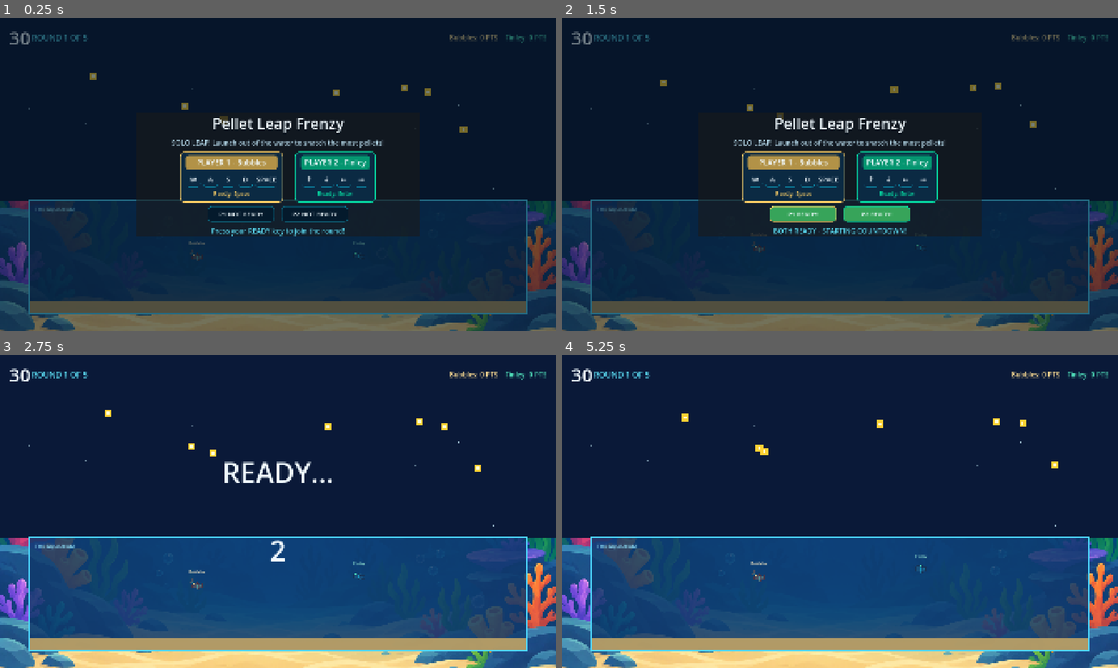
Above: before the commit, frames 1-4 (two rows, left to right).
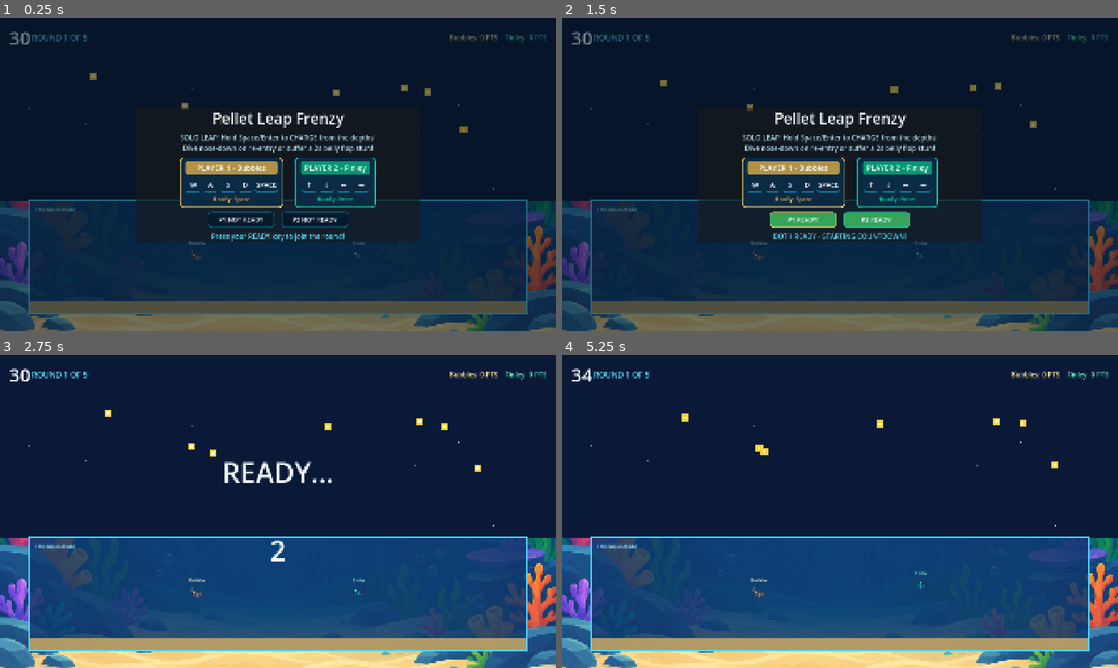
Above: after the commit, the same moments.

Repository: AJGalario/Group03-Fish-Co
Game: Godot game, scene res://scenes/minigames/mg_pellet_launch/PelletLaunch.tscn
Same seed, same stepped clock (60 frames per second), same inputs: the game is played once before the commit and once after it. This scene is started directly instead of the project's main scene.
Inputs:
- Up to frame 1 (0.25 s): no input
- Up to frame 2 (1.5 s): tap Enter (p2_action) at 0.5 s; tap Space (p1_action) at 0.6 s; tap F (p1_slap) at 1.35 s
- Up to frame 3 (2.75 s): tap Enter (p2_action) at 2.1 s
- Up to frame 4 (5.25 s): tap one key every 0.75 s from 2.85 s: / (p2_slap) Space (p1_action) F (p1_slap) Enter (p2_action)

The runs differ from the first frame. In frame 1, 6.5% of the frame differs, in the area x 24-76%, y 28-72%; in frame 2, 7.1%, in the area x 24-76%, y 28-78%; in frame 3, 0.2%; in frame 4, 0.3%.

Commit message:
Fix PelletLaunch timer countdown, add depth-charge launch mechanic and head-on dive vs belly-flop stun

Diff:
--- a/scenes/minigames/mg_pellet_launch/PelletLaunch.gd
+++ b/scenes/minigames/mg_pellet_launch/PelletLaunch.gd
@@ -36,14 +36,14 @@
 	is_team_mode = (p_count == 4)
 
 	if is_team_mode:
-		minigame_instructions = "2v2 TANK LEAP! Work together in your aquarium to catch the most pellets!"
-		minigame_objective = "Launch into the air and catch more pellets than the rival team!"
-	else:
-		minigame_instructions = "SOLO LEAP! Launch out of the water to snatch the most pellets!"
-		minigame_objective = "Snatch floating pellets from the air before time runs out!"
-
-	minigame_controls_p1 = "WASD to swim, Space to Launch"
-	minigame_controls_p2 = "Arrow Keys to swim, Enter to Launch"
+		minigame_instructions = "2v2 TANK LEAP! Hold Space/Enter to CHARGE from the depths!\nDive nose-down on re-entry or suffer a 2s belly flop stun!"
+		minigame_objective = "Charge deep launches to snatch high pellets! Avoid belly flops!"
+	else:
+		minigame_instructions = "SOLO LEAP! Hold Space/Enter to CHARGE from the depths!\nDive nose-down on re-entry or suffer a 2s belly flop stun!"
+		minigame_objective = "Charge deep launches to snatch pellets! Avoid belly flops!"
+
+	minigame_controls_p1 = "WASD to swim/dive, Hold Space to Charge Launch"
+	minigame_controls_p2 = "Arrows to swim/dive, Hold Enter to Charge Launch"
 
 	super._ready()
 	_build_tanks_environment()
@@ -51,7 +51,9 @@
 	_spawn_initial_pellets()
 
 func setup_players() -> void:
-	# Clear any base spawn markers
+	# Clear any base spawn markers and populate surviving players so round timer counts down!
+	surviving_player_ids.clear()
+	eliminated_order.clear()
 	_fish_instances.clear()
 
 	var p_count = GameManager.players.size()
@@ -59,6 +61,8 @@
 
 	for i in range(p_count):
 		var pd = GameManager.players[i]
+		pd.reset_for_round()
+		surviving_player_ids.append(pd.player_id)
 		player_scores[pd.player_id] = 0
 
 		var fish = CharacterBody2D.new()
@@ -97,6 +101,14 @@
 		add_child(fish)
 		_fish_instances.append(fish)
 
+	# Initially freeze fish physics during intro and countdown
+	_set_all_fish_physics(false)
+
+func _set_all_fish_physics(enabled: bool) -> void:
+	for fish in _fish_instances:
+		if is_instance_valid(fish):
+			fish.set_physics_process(enabled)
+
 func _build_tanks_environment() -> void:
 	# Air / Sky backdrop above water line
 	var air_bg = ColorRect.new()
@@ -350,9 +362,57 @@
 	# Water splash effect on launch
 	_spawn_splash_visual(Vector2(at_pos.x, WATER_SURFACE_Y), Color(0.4, 0.9, 1.0, 0.8))
 
-func _on_fish_splashed(_fish: PelletLaunchFish, at_pos: Vector2) -> void:
-	# Splash down visual
-	_spawn_splash_visual(Vector2(at_pos.x, WATER_SURFACE_Y), Color(0.6, 0.95, 1.0, 0.9))
+func _on_fish_splashed(_fish: PelletLaunchFish, at_pos: Vector2, is_belly_flop: bool = false) -> void:
+	if is_belly_flop:
+		_spawn_belly_flop_splash(Vector2(at_pos.x, WATER_SURFACE_Y))
+	else:
+		_spawn_clean_dive_splash(Vector2(at_pos.x, WATER_SURFACE_Y))
+
+func _spawn_clean_dive_splash(pos: Vector2) -> void:
+	# Narrow vertical clean dive droplets
+	for i in range(8):
+		var splash = ColorRect.new()
+		splash.size = Vector2(randf_range(5, 8), randf_range(8, 14))
+		splash.position = pos + Vector2(randf_range(-10, 10), randf_range(-4, 2))
+		splash.color = Color(0.65, 0.95, 1.0, 0.9)
+		add_child(splash)
+
+		var tw = splash.create_tween()
+		tw.set_parallel(true)
+		tw.tween_property(splash, "position:y", splash.position.y - randf_range(25, 45), 0.3)
+		tw.tween_property(splash, "position:x", splash.position.x + randf_range(-12, 12), 0.3)
+		tw.tween_property(splash, "modulate:a", 0.0, 0.35)
+		tw.chain().tween_callback(splash.queue_free)
+
+func _spawn_belly_flop_splash(pos: Vector2) -> void:
+	# Huge forceful horizontal water slap
+	for i in range(16):
+		var splash = ColorRect.new()
+		splash.size = Vector2(randf_range(10, 20), randf_range(6, 12))
+		var dir_side = -1.0 if randf() < 0.5 else 1.0
+		splash.position = pos + Vector2(randf_range(-25, 25), randf_range(-6, 4))
+		splash.color = Color(1.0, 0.6, 0.4, 0.95) if i % 2 == 0 else Color(1.0, 0.95, 0.8, 0.95)
+		add_child(splash)
+
+		var tw = splash.create_tween()
+		tw.set_parallel(true)
+		tw.tween_property(splash, "position:x", splash.position.x + dir_side * randf_range(30, 95), 0.35)
+		tw.tween_property(splash, "position:y", splash.position.y - randf_range(10, 30), 0.35)
+		tw.tween_property(splash, "modulate:a", 0.0, 0.4)
+		tw.chain().tween_callback(splash.queue_free)
+
+	# Water shockwave bar
+	var wave = ColorRect.new()
+	wave.size = Vector2(12, 6)
+	wave.position = Vector2(pos.x - 6, WATER_SURFACE_Y - 3)
+	wave.color = Color(1.0, 0.85, 0.5, 0.85)
+	add_child(wave)
+	var wave_tw = wave.create_tween()
+	wave_tw.set_parallel(true)
+	wave_tw.tween_property(wave, "size", Vector2(110, 10), 0.3)
+	wave_tw.tween_property(wave, "position", Vector2(pos.x - 55, WATER_SURFACE_Y - 5), 0.3)
+	wave_tw.tween_property(wave, "modulate:a", 0.0, 0.32)
+	wave_tw.chain().tween_callback(wave.queue_free)
 
 func _spawn_splash_visual(pos: Vector2, color: Color) -> void:
 	for i in range(5):
--- a/scenes/minigames/mg_pellet_launch/PelletLaunchFish.gd
+++ b/scenes/minigames/mg_pellet_launch/PelletLaunchFish.gd
@@ -2,7 +2,7 @@
 extends CharacterBody2D
 
 signal breached_surface(fish: PelletLaunchFish, at_pos: Vector2)
-signal splashed_down(fish: PelletLaunchFish, at_pos: Vector2)
+signal splashed_down(fish: PelletLaunchFish, at_pos: Vector2, is_belly_flop: bool)
 
 @export var player_id: int = 0
 @export var is_bot: bool = false
@@ -18,22 +18,40 @@
 # Movement physics
 const SWIM_SPEED_X: float = 380.0
 const SWIM_SPEED_Y: float = 320.0
-const LAUNCH_IMPULSE: float = -950.0
+const BASE_LAUNCH_IMPULSE: float = -760.0
 const AIR_GRAVITY: float = 1150.0
-const AIR_STEER_SPEED: float = 280.0
-
+const AIR_STEER_SPEED: float = 290.0
+
+# Charge & Depth mechanics
+var charge_level: float = 0.0          # 0.0 to 1.0
+var deepest_depth_charge: float = 0.0  # 0.0 to 1.0 (depth ratio reached while charging)
+var is_charging: bool = false
+var is_propelling: bool = false
+var propel_power: float = 0.0
+
+# Stun & Dive mechanics
 var is_airborne: bool = false
+var is_diving_stance: bool = false
+var stun_timer: float = 0.0
+const STUN_DURATION: float = 2.0
+
 var input_prefix: String = "p1_"
 
 # Visual nodes
 var _sprite: Sprite2D
 var _name_label: Label
+var _charge_bar_bg: ColorRect
+var _charge_bar_fill: ColorRect
+var _dive_indicator: Label
+var _stun_badge: Label
+var _dizzy_stars: Node2D
 var _bubble_trail_timer: float = 0.0
 
 # Bot AI state
 var bot_target_x: float = 0.0
 var bot_target_pellet: Node2D = null
 var bot_action_timer: float = 0.0
+var bot_dive_intent: bool = true
 
 const SKIN_ROW_OFFSETS: Array[int] = [0, 16, 32, 48]
 
@@ -69,99 +87,337 @@
 	_name_label.add_theme_color_override("font_color", player_color.lerp(Color.WHITE, 0.6))
 	add_child(_name_label)
 
+	# Charge bar container
+	_charge_bar_bg = ColorRect.new()
+	_charge_bar_bg.size = Vector2(52, 8)
+	_charge_bar_bg.position = Vector2(-26, -38)
+	_charge_bar_bg.color = Color(0.08, 0.12, 0.18, 0.85)
+	_charge_bar_bg.visible = false
+	add_child(_charge_bar_bg)
+
+	_charge_bar_fill = ColorRect.new()
+	_charge_bar_fill.size = Vector2(0, 6)
+	_charge_bar_fill.position = Vector2(1, 1)
+	_charge_bar_fill.color = Color(0.3, 0.9, 1.0)
+	_charge_bar_bg.add_child(_charge_bar_fill)
+
+	# Dive indicator in air
+	_dive_indicator = Label.new()
+	_dive_indicator.text = ""
+	_dive_indicator.position = Vector2(-90, -78)
+	_dive_indicator.custom_minimum_size = Vector2(180, 24)
+	_dive_indicator.horizontal_alignment = HORIZONTAL_ALIGNMENT_CENTER
+	_dive_indicator.vertical_alignment = VERTICAL_ALIGNMENT_CENTER
+	_dive_indicator.add_theme_font_size_override("font_size", 13)
+	_dive_indicator.visible = false
+	add_child(_dive_indicator)
+
+	# Stun badge on belly flop
+	_stun_badge = Label.new()
+	_stun_badge.text = ""
+	_stun_badge.position = Vector2(-80, -78)
+	_stun_badge.custom_minimum_size = Vector2(160, 24)
+	_stun_badge.horizontal_alignment = HORIZONTAL_ALIGNMENT_CENTER
+	_stun_badge.vertical_alignment = VERTICAL_ALIGNMENT_CENTER
+	_stun_badge.add_theme_font_size_override("font_size", 14)
+	_stun_badge.add_theme_color_override("font_color", Color(1.0, 0.35, 0.25))
+	_stun_badge.visible = false
+	add_child(_stun_badge)
+
+	# Orbiting dizzy stars for stun effect
+	_dizzy_stars = Node2D.new()
+	_dizzy_stars.position = Vector2(0, -32)
+	_dizzy_stars.visible = false
+	add_child(_dizzy_stars)
+
+	for s in range(3):
+		var star = Label.new()
+		star.text = "★"
+		star.add_theme_font_size_override("font_size", 16)
+		star.add_theme_color_override("font_color", Color(1.0, 0.9, 0.2))
+		var angle = s * (TAU / 3.0)
+		star.position = Vector2(cos(angle) * 20.0 - 6, sin(angle) * 10.0 - 10)
+		_dizzy_stars.add_child(star)
+
 func _physics_process(delta: float) -> void:
 	var was_airborne = is_airborne
 
-	if is_bot:
-		_process_bot_ai(delta)
-	else:
-		_process_human_input(delta)
+	# Handle active stun from belly flop
+	if stun_timer > 0.0:
+		_process_stun_state(delta)
+	else:
+		if is_bot:
+			_process_bot_ai(delta)
+		else:
+			_process_human_input(delta)
 
 	# Transition checks between underwater and airborne
 	if not was_airborne and position.y < water_surface_y:
+		# Breached surface into the air
 		is_airborne = true
-		breached_surface.emit(self, position)
+		_on_surface_breached()
 	elif was_airborne and position.y >= water_surface_y:
+		# Re-entering the water from the air
 		is_airborne = false
-		splashed_down.emit(self, position)
-		# Water resistance on re-entry
-		velocity.y *= 0.28
-		velocity.x *= 0.65
-
-	# Clamping inside tank boundaries
+		_on_water_reentry()
+
+	# Tank horizontal bounds clamping
 	position.x = clampf(position.x, tank_min_x, tank_max_x)
+
+	# Vertical bounds clamping
 	if not is_airborne:
 		position.y = clampf(position.y, water_surface_y, tank_floor_y)
 	else:
-		position.y = maxf(position.y, 80.0) # Ceil
+		position.y = maxf(position.y, 80.0) # Sky ceiling
 
 	move_and_slide()
 	_animate_visuals(delta)
+
+func _on_surface_breached() -> void:
+	# Calculate total launch impulse determined by depth and propulsion charge
+	var current_depth = clampf((position.y - water_surface_y) / (tank_floor_y - water_surface_y), 0.0, 1.0)
+	var effective_depth = maxf(deepest_depth_charge, current_depth)
+	var effective_charge = maxf(charge_level, propel_power)
+
+	# Power multiplier scales with both depth and charge
+	# Uncharged tap near surface = ~0.8x (-608 impulse)
+	# Full charge + floor depth = ~1.85x (-1406 impulse)
+	var depth_bonus = effective_depth * 0.55
+	var charge_bonus = effective_charge * 0.50
+	var launch_mult = 0.8 + depth_bonus + charge_bonus
+
+	velocity.y = BASE_LAUNCH_IMPULSE * launch_mult
+
+	# Reset underwater charge state
+	charge_level = 0.0
+	deepest_depth_charge = 0.0
+	is_charging = false
+	is_propelling = false
+	propel_power = 0.0
+	if _charge_bar_bg:
+		_charge_bar_bg.visible = false
+
+	breached_surface.emit(self, position)
+
+func _on_water_reentry() -> void:
+	# Evaluate whether re-entry was a head-on dive or a belly flop
+	# Head-on dive requires pointing downward into the water
+	var is_head_on = is_diving_stance or (
+		(_sprite.scale.x > 0 and _sprite.rotation >= 0.65) or
+		(_sprite.scale.x < 0 and _sprite.rotation <= -0.65)
+	)
+
+	is_diving_stance = false
+	if _dive_indicator:
+		_dive_indicator.visible = false
+
+	if is_head_on:
+		# Clean dive! Slice through water with no stun
+		splashed_down.emit(self, position, false)
+		_show_floating_text("✨ CLEAN DIVE! ✨", Color(0.3, 1.0, 0.8))
+		velocity.y = clampf(velocity.y * 0.42, 100.0, 300.0)
+		velocity.x *= 0.75
+	else:
+		# BELLY FLOP! Stunned for 2 seconds
+		splashed_down.emit(self, position, true)
+		_show_floating_text("💥 BELLY FLOP! 💥", Color(1.0, 0.35, 0.25))
+		stun_timer = STUN_DURATION
+		velocity.y = -130.0 # Small comedic bounce off the surface
+		velocity.x = 0.0
+		charge_level = 0.0
+		is_charging = false
+		is_propelling = false
+
+func _process_stun_state(delta: float) -> void:
+	stun_timer = maxf(0.0, stun_timer - delta)
+	# Helpless bobbing and sinking
+	velocity.x = lerpf(velocity.x, 0.0, 0.2)
+	velocity.y = lerpf(velocity.y, 45.0, 0.1)
+
+	# Update stun badge and dizzy stars
+	if _stun_badge:
+		_stun_badge.visible = true
+		_stun_badge.text = "💥 STUNNED (%.1fs)" % stun_timer
+	if _dizzy_stars:
+		_dizzy_stars.visible = true
+		_dizzy_stars.rotation += delta * 6.5
+
+	# Comedic wobble and flashing
+	_sprite.rotation = sin(Time.get_ticks_msec() / 70.0) * 0.35
+	var flash_val = (sin(Time.get_ticks_msec() / 90.0) * 0.5) + 0.5
+	_sprite.modulate = Color(1.0, 0.65, 0.65).lerp(player_color.lerp(Color.WHITE, 0.3), flash_val)
+
+	if stun_timer <= 0.0:
+		# Clear stun
+		if _stun_badge:
+			_stun_badge.visible = false
+		if _dizzy_stars:
+			_dizzy_stars.visible = false
+		_sprite.modulate = player_color.lerp(Color.WHITE, 0.3)
+		_sprite.rotation = 0.0
+		_show_floating_text("RECOVERED!", Color(0.4, 0.9, 1.0))
 
 func _process_human_input(delta: float) -> void:
 	var move_x = Input.get_axis(input_prefix + "left", input_prefix + "right")
 	var move_y = Input.get_axis(input_prefix + "up", input_prefix + "down")
-	var jump_pressed = Input.is_action_pressed(input_prefix + "jump") or Input.is_action_pressed(input_prefix + "action")
+	var jump_held = Input.is_action_pressed(input_prefix + "jump") or Input.is_action_pressed(input_prefix + "action")
+	var jump_just_released = Input.is_action_just_released(input_prefix + "jump") or Input.is_action_just_released(input_prefix + "action")
 
 	if is_airborne:
-		# In air: affected by gravity and gentle air steering
+		# In air: affected by gravity and horizontal air steering
 		velocity.y += AIR_GRAVITY * delta
-		velocity.x = lerpf(velocity.x, move_x * AIR_STEER_SPEED, 0.12)
-	else:
-		# Underwater: swimming physics
+		velocity.x = lerpf(velocity.x, move_x * AIR_STEER_SPEED, 0.14)
+
+		# Dive controls: Player must steer/aim DOWN to dive head-on
+		if velocity.y > 40.0:
+			if move_y > 0.2:
+				is_diving_stance = true
+				if _dive_indicator:
+					_dive_indicator.visible = true
+					_dive_indicator.text = "⬇ NOSE-DOWN DIVE! ⬇"
+					_dive_indicator.add_theme_color_override("font_color", Color(0.3, 1.0, 0.7))
+			else:
+				is_diving_stance = false
+				if _dive_indicator:
+					_dive_indicator.visible = true
+					_dive_indicator.text = "⚠️ PRESS [DOWN] TO DIVE!"
+					_dive_indicator.add_theme_color_override("font_color", Color(1.0, 0.85, 0.2))
+		else:
+			is_diving_stance = false
+			if _dive_indicator:
+				_dive_indicator.visible = false
+	else:
+		# Underwater: Swimming, Charging, and Propelling
+		var current_depth = clampf((position.y - water_surface_y) / (tank_floor_y - water_surface_y), 0.0, 1.0)
+
+		# Handle Charging
+		if jump_held:
+			is_charging = true
+			charge_level = minf(charge_level + delta * 1.5, 1.0)
+			# Deepest depth reached while charging powers the launch!
+			deepest_depth_charge = maxf(deepest_depth_charge, current_depth)
+		elif jump_just_released and is_charging:
+			# Released charge underwater -> Trigger upward propulsion burst!
+			is_charging = false
+			if charge_level > 0.15:
+				is_propelling = true
+				propel_power = charge_level
+				var depth_propel_boost = 1.0 + deepest_depth_charge * 0.6
+				velocity.y = -SWIM_SPEED_Y * lerpf(1.3, 2.2, charge_level) * depth_propel_boost
+				_show_floating_text("PROPEL! 🚀", Color(1.0, 0.9, 0.3))
+
+		# Standard swimming velocities
 		var target_vx = move_x * SWIM_SPEED_X
 		velocity.x = lerpf(velocity.x, target_vx, 0.22)
 
-		var target_vy = move_y * SWIM_SPEED_Y
-		if jump_pressed or move_y < -0.2:
-			# Upward swimming boost
-			target_vy = -SWIM_SPEED_Y * 1.35
-
-		velocity.y = lerpf(velocity.y, target_vy, 0.25)
-
-		# Check for launch trigger as the fish reaches the water surface
-		if (jump_pressed or move_y < -0.1) and position.y <= water_surface_y + 35.0:
-			velocity.y = LAUNCH_IMPULSE
+		if not is_propelling:
+			var target_vy = move_y * SWIM_SPEED_Y
+			if jump_held or move_y < -0.2:
+				# Upward swimming effort
+				target_vy = -SWIM_SPEED_Y * 1.35
+			velocity.y = lerpf(velocity.y, target_vy, 0.25)
+		else:
+			# Decelerate propulsion gradually if still submerged
+			velocity.y = lerpf(velocity.y, move_y * SWIM_SPEED_Y, delta * 3.5)
+			if velocity.y > -80.0:
+				is_propelling = false
+
+		# Update Charge Bar UI
+		_update_charge_ui(current_depth)
+
+		# Trigger surface breach launch when fish reaches water surface
+		if (jump_held or move_y < -0.1 or is_propelling or velocity.y < -150.0) and position.y <= water_surface_y + 35.0:
+			position.y = water_surface_y - 2.0
 			is_airborne = true
-			breached_surface.emit(self, position)
+			_on_surface_breached()
+
+func _update_charge_ui(current_depth: float) -> void:
+	if not _charge_bar_bg:
+		return
+
+	if is_charging and charge_level > 0.05:
+		_charge_bar_bg.visible = true
+		var fill_w = charge_level * 50.0
+		_charge_bar_fill.size = Vector2(fill_w, 6)
+
+		# Tint from cyan to fiery orange/gold as charge + depth maximize
+		var combined_power = (charge_level * 0.5) + (current_depth * 0.5)
+		var fill_color = Color(0.3, 0.9, 1.0).lerp(Color(1.0, 0.45, 0.1), combined_power)
+		if charge_level >= 0.95 and current_depth >= 0.7:
+			fill_color = Color(1.0, 0.95, 0.3) # Golden MAX
+		_charge_bar_fill.color = fill_color
+	else:
+		_charge_bar_bg.visible = false
 
 func _process_bot_ai(delta: float) -> void:
 	bot_action_timer -= delta
 
 	if is_airborne:
 		velocity.y += AIR_GRAVITY * delta
+		# Bot horizontal air steering towards nearest pellet
 		if bot_target_pellet and is_instance_valid(bot_target_pellet):
 			var steer_dir = signf(bot_target_pellet.global_position.x - position.x)
-			velocity.x = lerpf(velocity.x, steer_dir * AIR_STEER_SPEED, 0.15)
+			velocity.x = lerpf(velocity.x, steer_dir * AIR_STEER_SPEED, 0.16)
 		else:
 			velocity.x = lerpf(velocity.x, 0.0, 0.08)
-	else:
-		# Underwater: align horizontally with closest pellet and launch
+
+		# Bot dive stance decision when falling
+		if velocity.y > 60.0:
+			is_diving_stance = bot_dive_intent
+			if _dive_indicator:
+				_dive_indicator.visible = true
+				if is_diving_stance:
+					_dive_indicator.text = "⬇ NOSE-DOWN DIVE! ⬇"
+					_dive_indicator.add_theme_color_override("font_color", Color(0.3, 1.0, 0.7))
+				else:
+					_dive_indicator.text = "⚠️ BELLY FLOP INCOMING!"
+					_dive_indicator.add_theme_color_override("font_color", Color(1.0, 0.4, 0.2))
+		else:
+			is_diving_stance = false
+			if _dive_indicator:
+				_dive_indicator.visible = false
+	else:
+		# Bot underwater behavior: dive deep to charge launch
+		var current_depth = clampf((position.y - water_surface_y) / (tank_floor_y - water_surface_y), 0.0, 1.0)
+
 		if bot_action_timer <= 0.0:
-			bot_action_timer = randf_range(0.2, 0.5)
+			bot_action_timer = randf_range(0.25, 0.55)
+			# Pick dive intent for next airborne cycle (78% clean dive, 22% belly flop)
+			bot_dive_intent = (randf() < 0.78)
 
 		if bot_target_pellet and is_instance_valid(bot_target_pellet):
 			var target_x = bot_target_pellet.global_position.x
 			var dx = target_x - position.x
 
-			if abs(dx) > 40.0:
-				velocity.x = lerpf(velocity.x, signf(dx) * SWIM_SPEED_X, 0.2)
-				# Dive down slightly to prepare for launch
-				velocity.y = lerpf(velocity.y, 140.0, 0.15)
+			# If pellet is high in the air, dive down to build depth charge!
+			var pellet_is_high = bot_target_pellet.global_position.y < (water_surface_y - 120.0)
+
+			if pellet_is_high and current_depth < 0.75 and abs(dx) > 30.0:
+				# Dive deep and charge
+				velocity.x = lerpf(velocity.x, signf(dx) * SWIM_SPEED_X * 0.75, 0.2)
+				velocity.y = lerpf(velocity.y, 220.0, 0.2) # swim downward
+				is_charging = true
+				charge_level = minf(charge_level + delta * 1.4, 1.0)
+				deepest_depth_charge = maxf(deepest_depth_charge, current_depth)
 			else:
-				# Aligned! Power launch toward the surface
-				velocity.x = lerpf(velocity.x, dx * 3.0, 0.2)
-				velocity.y = -SWIM_SPEED_Y * 1.4
-
-				if position.y <= water_surface_y + 40.0:
-					velocity.y = LAUNCH_IMPULSE * randf_range(0.9, 1.05)
+				# Aligned and deep enough -> rocket upwards!
+				is_charging = false
+				velocity.x = lerpf(velocity.x, dx * 3.2, 0.22)
+				velocity.y = -SWIM_SPEED_Y * 1.55
+				is_propelling = true
+				propel_power = maxf(charge_level, 0.6)
+
+				if position.y <= water_surface_y + 35.0:
+					position.y = water_surface_y - 2.0
 					is_airborne = true
-					breached_surface.emit(self, position)
+					_on_surface_breached()
 		else:
 			# Idle wandering underwater
 			velocity.x = lerpf(velocity.x, sin(Time.get_ticks_msec() / 600.0) * 160.0, 0.1)
 			velocity.y = lerpf(velocity.y, sin(Time.get_ticks_msec() / 800.0) * 80.0, 0.1)
 
+		_update_charge_ui(current_depth)
+
 func _animate_visuals(delta: float) -> void:
 	if not _sprite:
 		return
@@ -172,13 +428,49 @@
 
 	# Pitch tilt in air
 	if is_airborne:
-		var target_angle = clampf(velocity.angle() if _sprite.scale.x > 0 else velocity.angle() + PI, -0.6, 0.6)
-		_sprite.rotation = lerp_angle(_sprite.rotation, target_angle, delta * 10.0)
+		var target_angle: float = 0.0
+		if is_diving_stance:
+			# Nose pointed straight down into the water!
+			target_angle = 1.35 if _sprite.scale.x > 0 else -1.35
+		elif velocity.y > 60.0:
+			# Falling flat / belly-first
+			target_angle = 0.15 if _sprite.scale.x > 0 else -0.15
+		else:
+			# Arcing upward
+			var trajectory_angle = velocity.angle() if _sprite.scale.x > 0 else velocity.angle() + PI
+			target_angle = clampf(trajectory_angle, -0.6, 0.6)
+
+		_sprite.rotation = lerp_angle(_sprite.rotation, target_angle, delta * 12.0)
 		_sprite.frame = SKIN_ROW_OFFSETS[player_id % SKIN_ROW_OFFSETS.size()] + 2
-	else:
-		_sprite.rotation = lerp_angle(_sprite.rotation, 0.0, delta * 12.0)
+	elif stun_timer <= 0.0:
+		# Underwater visual animation
 		var base_frame = SKIN_ROW_OFFSETS[player_id % SKIN_ROW_OFFSETS.size()]
-		if velocity.length_squared() > 400.0:
-			_sprite.frame = base_frame + (int(Time.get_ticks_msec() / 130.0) % 4)
-		else:
-			_sprite.frame = base_frame
+		if is_charging:
+			# Charging squash and vibration
+			var squish = 1.0 + sin(Time.get_ticks_msec() / 40.0) * (0.08 * charge_level)
+			_sprite.scale.y = 3.0 * (1.0 / squish)
+			_sprite.rotation = lerp_angle(_sprite.rotation, 0.0, delta * 12.0)
+			_sprite.frame = base_frame + 1
+		else:
+			_sprite.scale.y = 3.0
+			_sprite.rotation = lerp_angle(_sprite.rotation, 0.0, delta * 12.0)
+			if velocity.length_squared() > 400.0:
+				_sprite.frame = base_frame + (int(Time.get_ticks_msec() / 130.0) % 4)
+			else:
+				_sprite.frame = base_frame
+
+func _show_floating_text(text: String, color: Color) -> void:
+	var popup = Label.new()
+	popup.text = text
+	popup.position = global_position + Vector2(-60, -65)
+	popup.custom_minimum_size = Vector2(120, 24)
+	popup.horizontal_alignment = HORIZONTAL_ALIGNMENT_CENTER
+	popup.add_theme_font_size_override("font_size", 16)
+	popup.add_theme_color_override("font_color", color)
+	get_parent().add_child(popup)
+
+	var tw = popup.create_tween()
+	tw.set_parallel(true)
+	tw.tween_property(popup, "position:y", popup.position.y - 35.0, 0.7)
+	tw.tween_property(popup, "modulate:a", 0.0, 0.7)
+	tw.chain().tween_callback(popup.queue_free)
